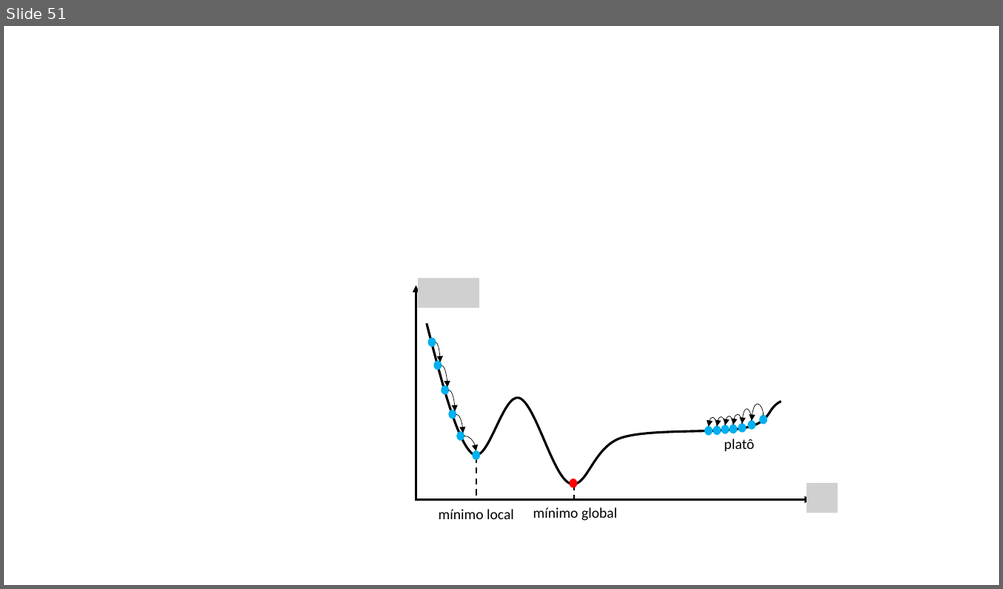
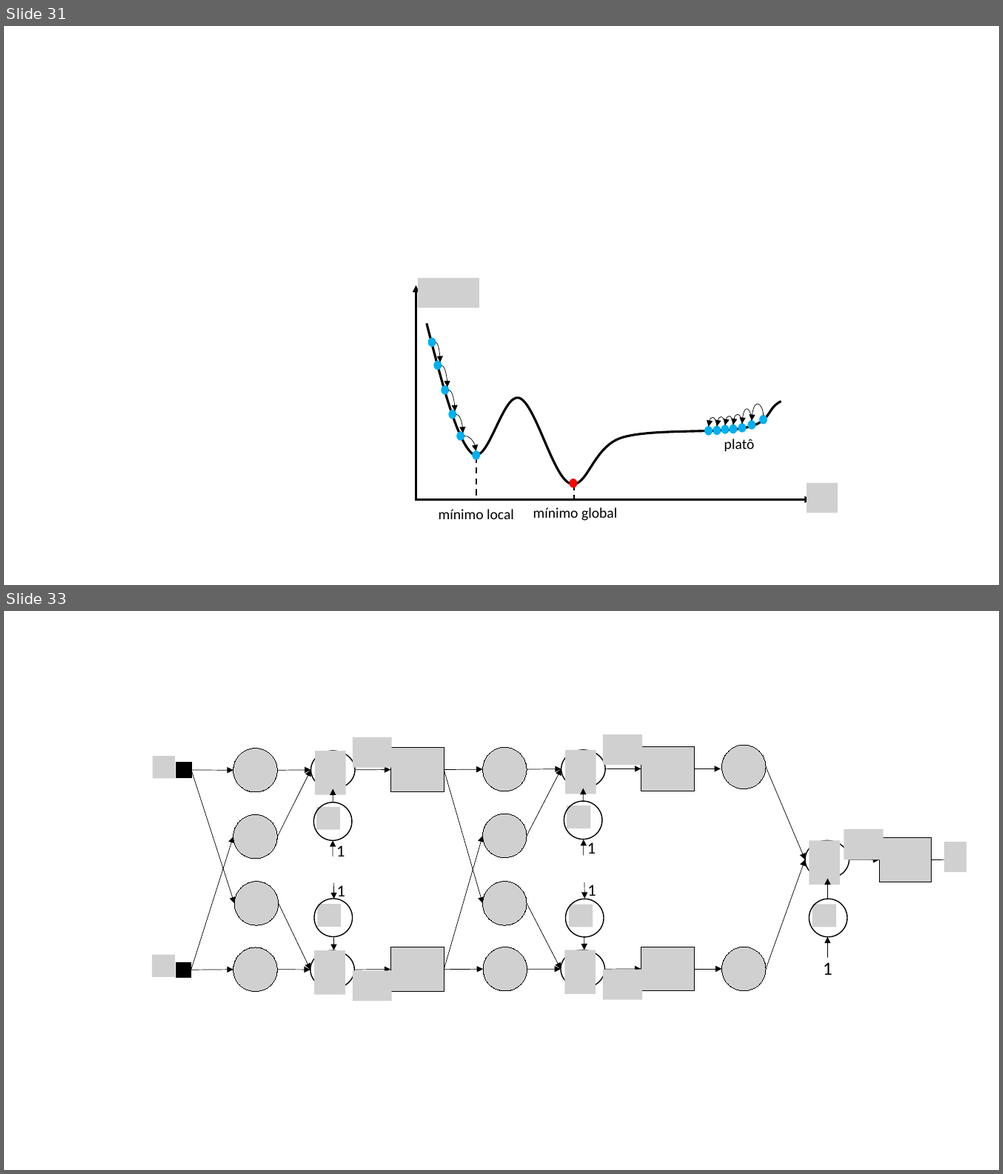
Before and after one commit to zz4fap/t320_aprendizado_de_maquina, a slide deck: slides/T320_Redes_Neurais_Artificiais (Parte III).pptx. Shown one above the other, each under a label of ours: slide 51 before the commit, slides 31 and 33 after it; the slides between them are not shown. The pictures are 1003x589 and 1003x1174 pixels, drawn with LibreOffice and Linux fonts; fonts in the diff are those of the drawing; grey boxes stand for pictures. Boxes give left, top, right and bottom in pixels: in the first picture for what was removed or moved away, otherwise in the second. Text is boxed around its words. In the diff, an @@ line names an element or a change of style, - is before the commit and + after.

```diff
--- a/slides/T320_Redes_Neurais_Artificiais (Parte III).pptx
+++ b/slides/T320_Redes_Neurais_Artificiais (Parte III).pptx
@@ slide 33 added at box(4, 611, 999, 1170), background #FFFFFF @@
@@ group added at box(152, 735, 967, 1001): 36 arrows, 33 pictures, 10 ellipses, 5 texts, 2 rectangles @@
+1
+1
+1
+1
+1
@@ what was slide 51 is now slide 31 @@
```
Also in this commit, not shown: 4 slides changed, 2 other slides added, 20 slides removed, 9 other files.
